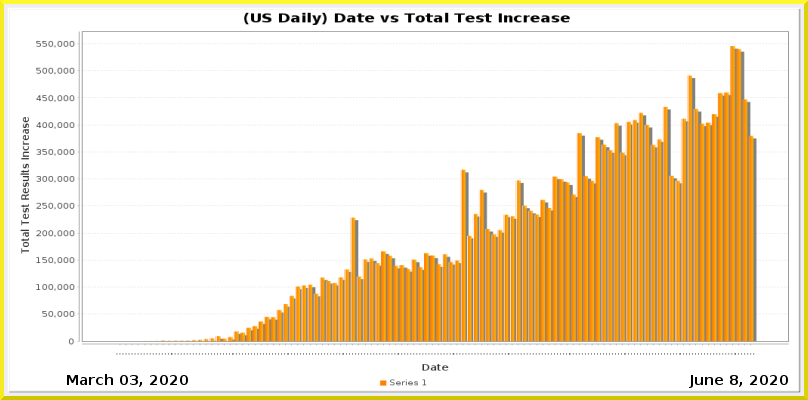
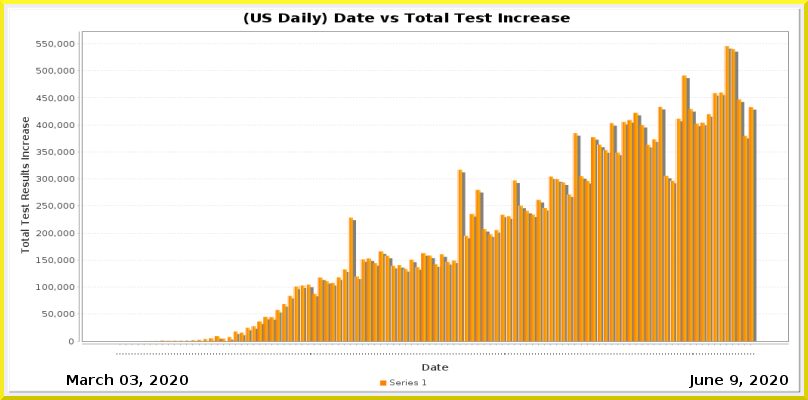
Revision of a layered 808x400 image; what changed, layer by layer:
painted on "Current Date" over [730, 375, 738, 385]
painted on "Date_vs_TestIncrease.png" over [143, 46, 757, 355]
